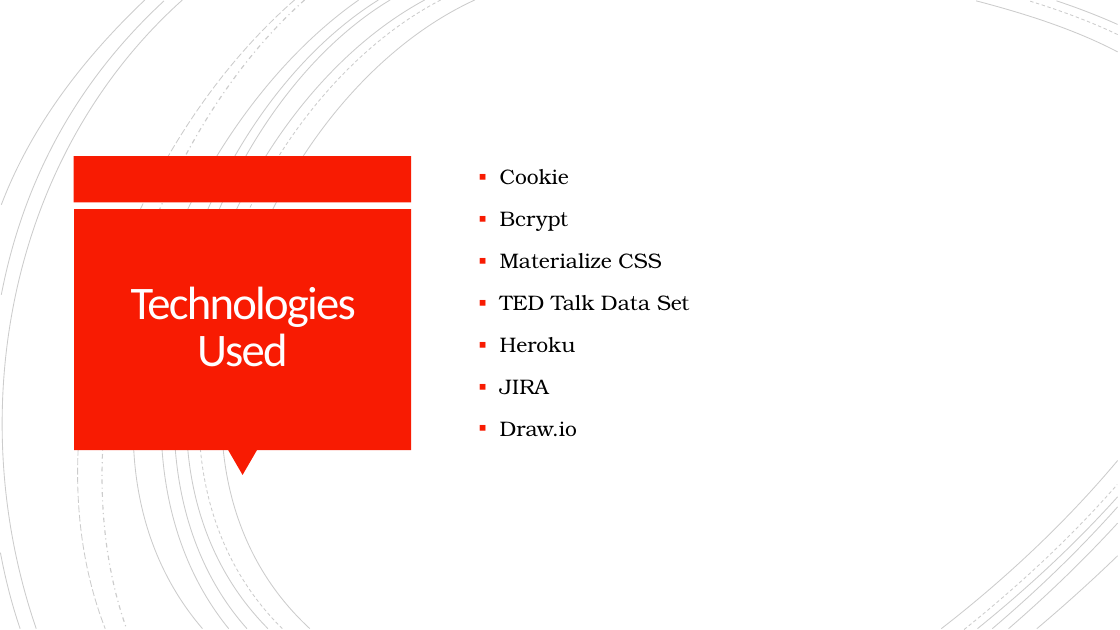
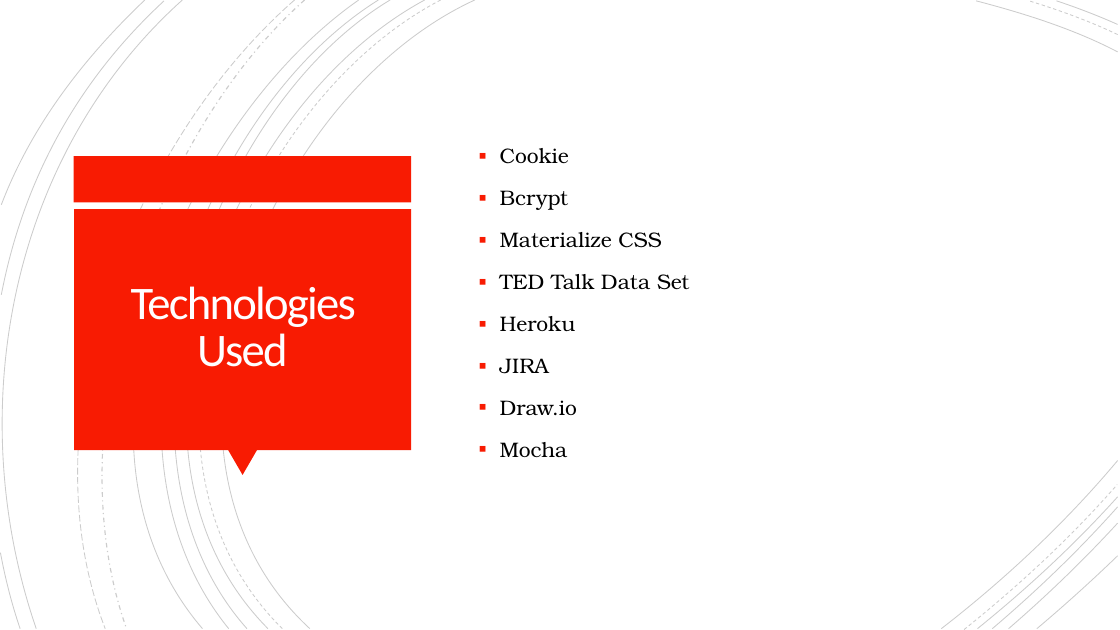
Before and after one commit to TED-2/TED-, a slide deck: slide 7 of Presentation/TED².pptx. Drawn at 1120x630 pixels with LibreOffice and Linux fonts; fonts in the diff are those of the drawing. Boxes give left, top, right and bottom in pixels: in the first picture for what was removed or moved away, otherwise in the second. Text is boxed around its words. In the diff, an @@ line names an element or a change of style, - is before the commit and + after.

```diff
--- a/Presentation/TED².pptx
+++ b/Presentation/TED².pptx
@@ text at [500, 442, 568, 457]: paragraph added @@
+▪ Mocha
```
Also in this commit, not shown: 1 other slide changed.
